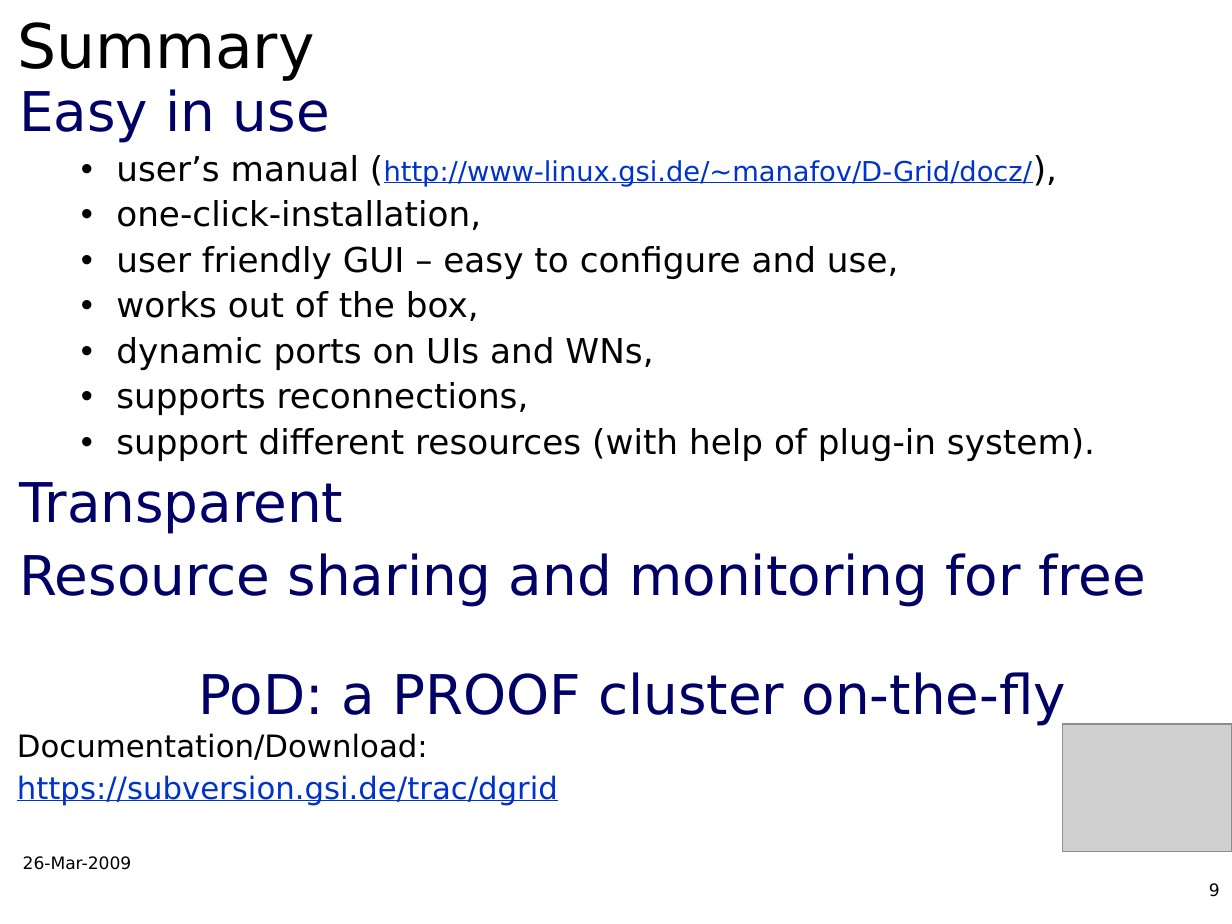
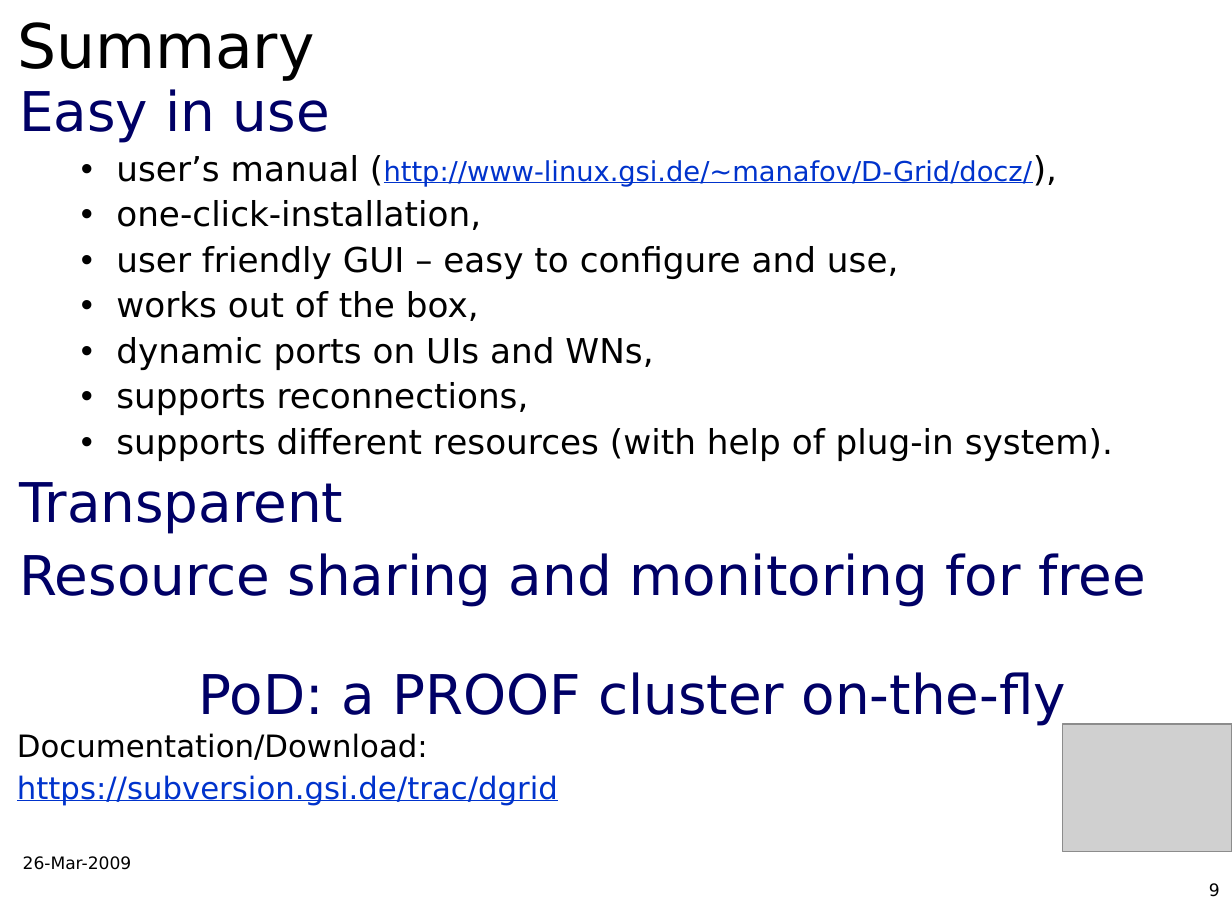
Before and after one commit to AnarManafov/PoDDocumentation, a slide deck: slide 9 of CHEP/CHEP2009/CHEP2009-PoD-AnarManafov.ppt. Drawn at 1232x924 pixels with LibreOffice and Linux fonts; fonts in the diff are those of the drawing; grey boxes stand for pictures; background and template pictures are left out. Boxes give left, top, right and bottom in pixels: in the first picture for what was removed or moved away, otherwise in the second. Text is boxed around its words. In the diff, an @@ line names an element or a change of style, - is before the commit and + after.

```diff
--- a/CHEP/CHEP2009/CHEP2009-PoD-AnarManafov.ppt
+++ b/CHEP/CHEP2009/CHEP2009-PoD-AnarManafov.ppt
@@ text at bbox=[116, 428, 1113, 461]: text changed @@
-  • support different resources (with help of plug-in system).
+  • supports different resources (with help of plug-in system).
```
Also in this commit, not shown: 2 other slides changed.
